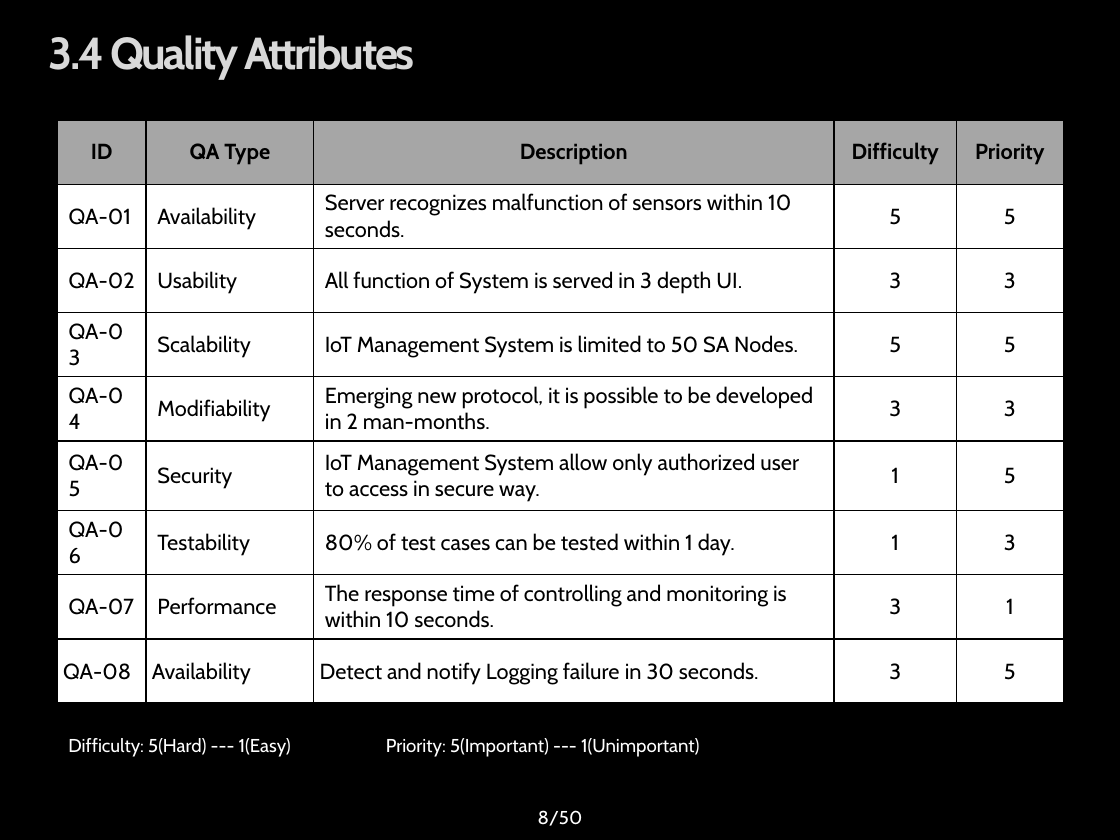
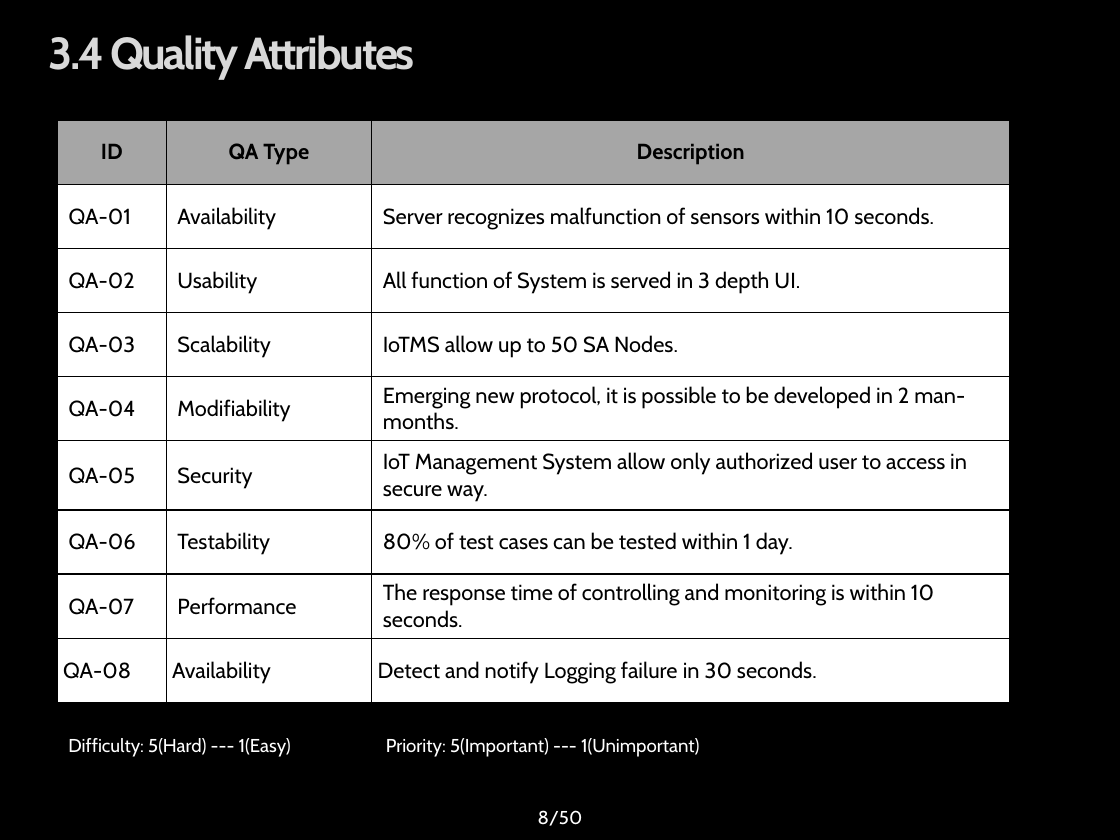
Before and after one commit to youkkwon/smarthome, a slide deck: slide 8 of doc/Docs/IoT System Final Presentation_0624.pptx. Drawn at 1120x840 pixels with LibreOffice and Linux fonts; fonts in the diff are those of the drawing; background and template pictures are left out. Boxes give left, top, right and bottom in pixels: in the first picture for what was removed or moved away, otherwise in the second. Text is boxed around its words. In the diff, an @@ line names an element or a change of style, - is before the commit and + after.

```diff
--- a/doc/Docs/IoT System Final Presentation_0624.pptx
+++ b/doc/Docs/IoT System Final Presentation_0624.pptx
@@ table at (x1=57, y1=120, x2=1009, y2=702) @@
-column 3: Description | Server recognizes malfunction of sensors within 10 seconds. | All function of System is served in 3 depth UI. | IoT Management System is limited to 50 SA Nodes. | Emerging new protocol, it is possible to be developed in 2 man-months. | IoT Management System allow only authorized user to access in secure way. | 80% of test cases can be tested within 1 day. | The response time of controlling and monitoring is within 10 seconds. | Detect and notify Logging failure in 30 seconds.
-column 4: Difficulty | 5 | 3 | 5 | 3 | 1 | 1 | 3 | 3
-column 5: Priority | 5 | 3 | 5 | 3 | 5 | 3 | 1 | 5
+column 3: Description | Server recognizes malfunction of sensors within 10 seconds. | All function of System is served in 3 depth UI. | IoTMS allow up to 50 SA Nodes. | Emerging new protocol, it is possible to be developed in 2 man-months. | IoT Management System allow only authorized user to access in secure way. | 80% of test cases can be tested within 1 day. | The response time of controlling and monitoring is within 10 seconds. | Detect and notify Logging failure in 30 seconds.
@@ table resized from (x1=57, y1=120, x2=1063, y2=702) to (x1=57, y1=120, x2=1009, y2=702) @@
```
Also in this commit, not shown: 1 other slide changed, 2 slides added, 2 slides removed.
